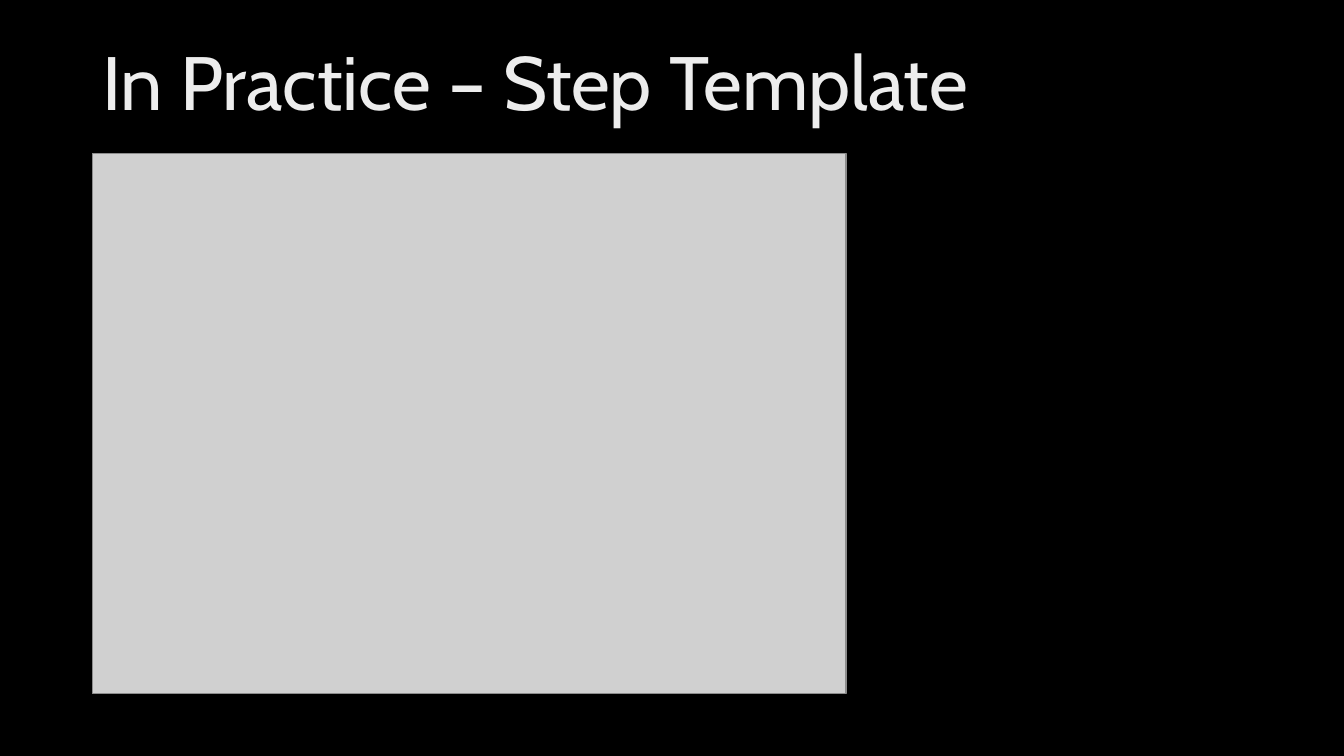
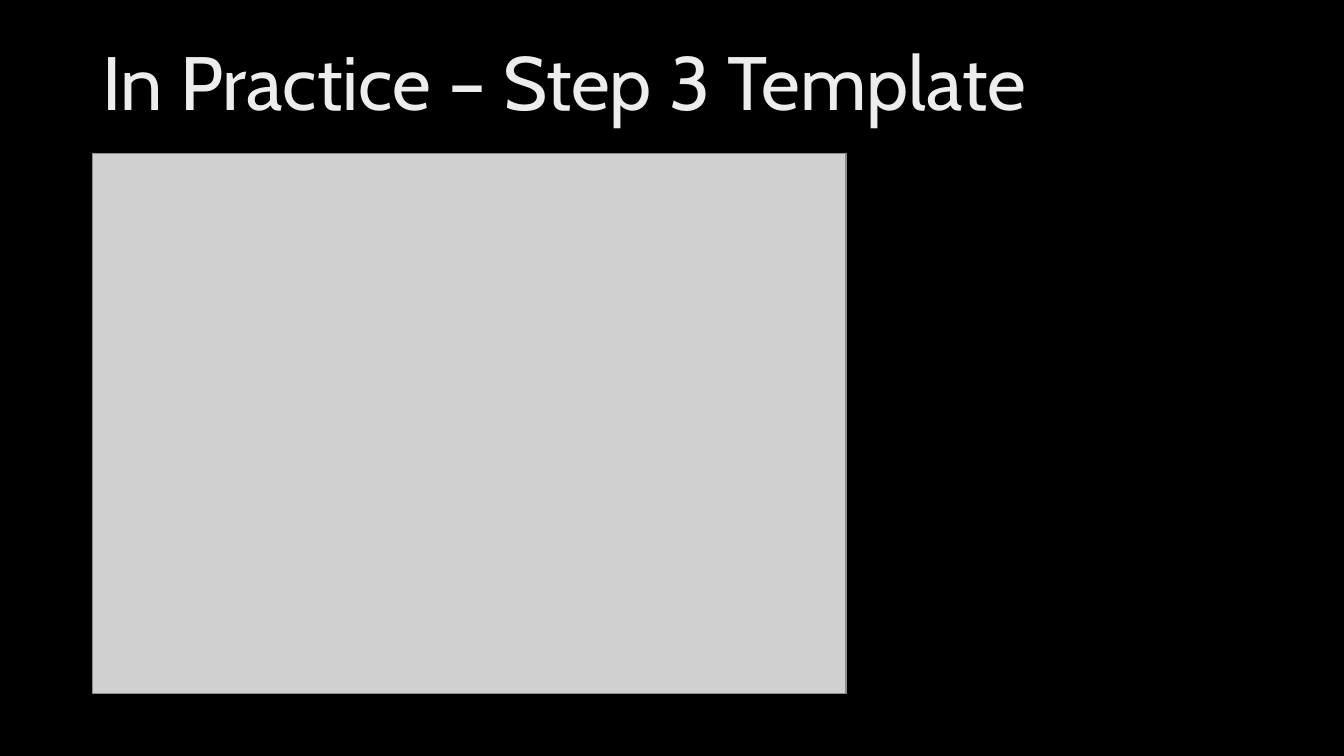
Before and after one commit to ryanlangton/angularjs-mvc, a slide deck: slide 37 of AngularJSdotNet.pptx (slide 35 before the commit). Drawn at 1344x756 pixels with LibreOffice and Linux fonts; fonts in the diff are those of the drawing; grey boxes stand for pictures; background and template pictures are left out. Boxes give left, top, right and bottom in pixels: in the first picture for what was removed or moved away, otherwise in the second. Text is boxed around its words. In the diff, an @@ line names an element or a change of style, - is before the commit and + after.

```diff
--- a/AngularJSdotNet.pptx
+++ b/AngularJSdotNet.pptx
@@ text at (x1=102, y1=53, x2=1026, y2=127): text changed @@
-In Practice – Step Template
+In Practice – Step 3 Template
```
Also in this commit, not shown: 7 other slides changed, 5 slides added, 1 slide removed, 28 other files.
